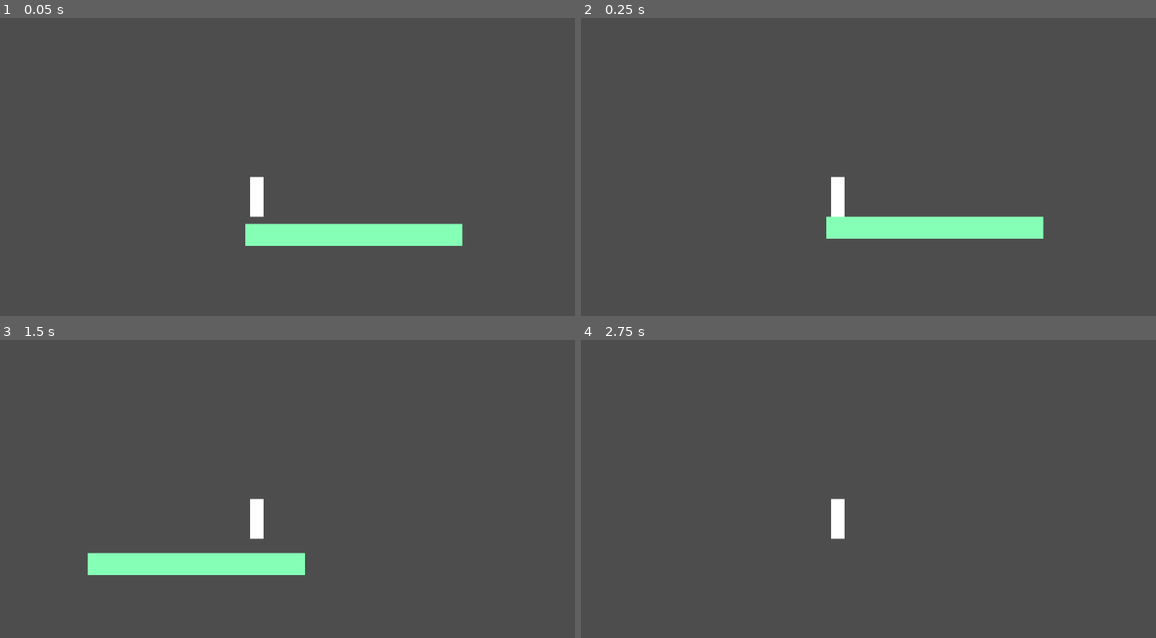
Above: before the commit, frames 1-4 (two rows, left to right).
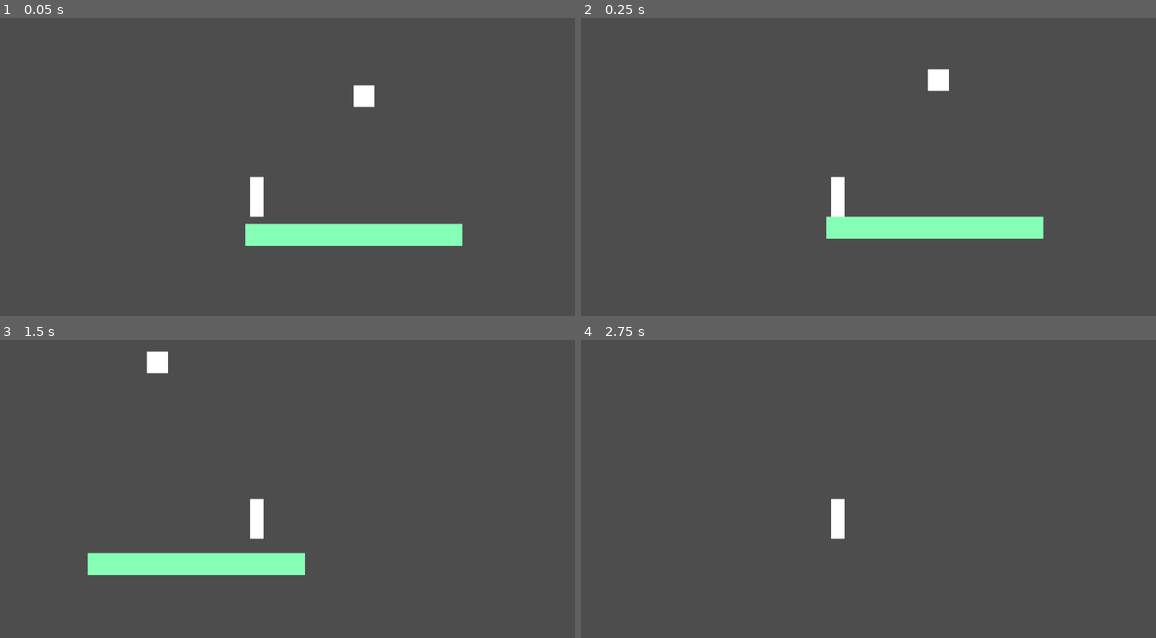
Above: after the commit, the same moments.

Repository: rimam-byte/gamedev
Game: Godot game, scene res://level.tscn
Same seed, same stepped clock (60 frames per second), same inputs: the game is played once before the commit and once after it.
Inputs:
- Up to frame 1 (0.05 s): no input
- Up to frame 2 (0.25 s): no input
- Up to frame 3 (1.5 s): tap Enter (ui_accept) at 0.5, 0.6, 0.77, 1.07, 1.35 s; hold Right (ui_right) from 0.53 s (still down)
- Up to frame 4 (2.75 s): tap Enter (ui_accept) at 1.52, 1.82, 2.1 s; release Right (ui_right) at 2.03 s; hold Left (ui_left) from 2.03 s (still down)

The runs differ from the first frame. In frame 1, 0.3% of the frame differs, in the area x 61-66%, y 22-30%; in frame 2, 0.3%, in the area x 60-64%, y 17-25%; in frame 3, 0.3%; in frame 4, nothing differs.

Commit message:
drone movement

Diff:
--- a/cee-city/level.tscn
+++ b/cee-city/level.tscn
@@ -1,6 +1,8 @@
 [gd_scene format=3 uid="uid://cimgloept33lj"]
 
+[ext_resource type="PackedScene" uid="uid://dec7qywta0cro" path="res://scenes/enemies.tscn" id="2_oi3di"]
 [ext_resource type="PackedScene" uid="uid://blnyreaoyt7vp" path="res://scenes/player.tscn" id="2_vonw3"]
+[ext_resource type="Script" uid="uid://crfghai51sexe" path="res://scripts/enemy_spawner.gd" id="3_0b4ue"]
 
 [sub_resource type="RectangleShape2D" id="RectangleShape2D_oi3di"]
 size = Vector2(387, 38)
@@ -22,3 +24,14 @@
 [node name="CollisionShape2D" type="CollisionShape2D" parent="StaticBody2D" unique_id=246485300]
 position = Vector2(-125.5, 7)
 shape = SubResource("RectangleShape2D_oi3di")
+
+[node name="CharacterBody2D2" parent="." unique_id=81805485 instance=ExtResource("2_oi3di")]
+position = Vector2(-107, -240)
+
+[node name="EnemySpawner" type="Node2D" parent="." unique_id=431735731]
+script = ExtResource("3_0b4ue")
+enemy_scene = ExtResource("2_oi3di")
+
+[node name="Timer" type="Timer" parent="EnemySpawner" unique_id=1832625874]
+wait_time = 2.663
+autostart = true
--- a/cee-city/scenes/player.tscn
+++ b/cee-city/scenes/player.tscn
@@ -5,7 +5,7 @@
 [sub_resource type="RectangleShape2D" id="RectangleShape2D_sh265"]
 size = Vector2(24, 72)
 
-[node name="CharacterBody2D" type="CharacterBody2D" unique_id=602733863]
+[node name="player" type="CharacterBody2D" unique_id=602733863]
 script = ExtResource("1_3vyb7")
 
 [node name="CollisionShape2D" type="CollisionShape2D" parent="." unique_id=1945264498]
--- a/cee-city/scripts/enemies.gd
+++ b/cee-city/scripts/enemies.gd
@@ -1,34 +1,26 @@
 extends CharacterBody2D
-const SPEED = 300.0
-const JUMP_VELOCITY = -500.0
-const GRAVITY = 980.0
+@export var speed := 100.0
+var direction:= Vector2.ZERO
+var change_timer := 0.0
 
-# Called when the node enters the scene tree for the first time.
-##func _ready() -> void:
-	#pass # Replace with function body.
+func _ready():
+	pick_new_direction()
 
+func _physics_process(delta):
+	change_timer -= delta
 
-# Called every frame. 'delta' is the elapsed time since the previous frame.
-func _process(delta: float) -> void:
-	pass
+	#change direction every -2 seconds
 
-func _physics_process(delta: float) -> void:
-	print(is_on_floor())
-	if not is_on_floor():
-		velocity.y += GRAVITY * delta
+	if change_timer <=0:
+		pick_new_direction()
 
-	var direction = Input.get_axis('ui_left', 'ui_right')
-
-	if direction:
-		velocity.x = direction * SPEED
-
-	else:
-		velocity.x = 0
-
-	if Input.is_action_just_pressed ('ui_accept') and is_on_floor():
-		velocity.y = JUMP_VELOCITY
-
+	velocity = direction * speed
 	move_and_slide()
 
-func _ready():
-	print('hello')
+func pick_new_direction():
+	direction = Vector2(
+		randf_range (-1,1),
+		randf_range (-1,1)
+	).normalized()
+
+	change_timer = randf_range (1.0, 3.0)
--- /dev/null
+++ b/cee-city/scripts/enemy_spawner.gd
@@ -0,0 +1,27 @@
+extends Node2D
+@export var enemy_scene: PackedScene
+@export var spawn_time := 2.0
+@onready var timer = $Timer
+
+# Called when the node enters the scene tree for the first time.
+func _ready() -> void:
+	randomize()
+	timer.wait_time = spawn_time
+	timer.timeout.connect(spawn_enemy)
+	timer.start()
+func spawn_enemy():
+	var enemy= enemy_scene.instantiate()
+
+	#random positon
+	var x = randi_range (0,1000)
+	var y = randi_range(0,500)
+
+	enemy.position = Vector2(x,y)
+
+	get_tree().current_scene.add_child(enemy)
+
+
+
+# Called every frame. 'delta' is the elapsed time since the previous frame.
+func _process(delta: float) -> void:
+	pass
--- a/cee-city/scripts/player.gd
+++ b/cee-city/scripts/player.gd
@@ -29,6 +29,3 @@
 		velocity.y = JUMP_VELOCITY
 
 	move_and_slide()
-
-func _ready():
-	print('Hello')
Not shown, added: cee-city/scripts/enemy_spawner.gd.uid
